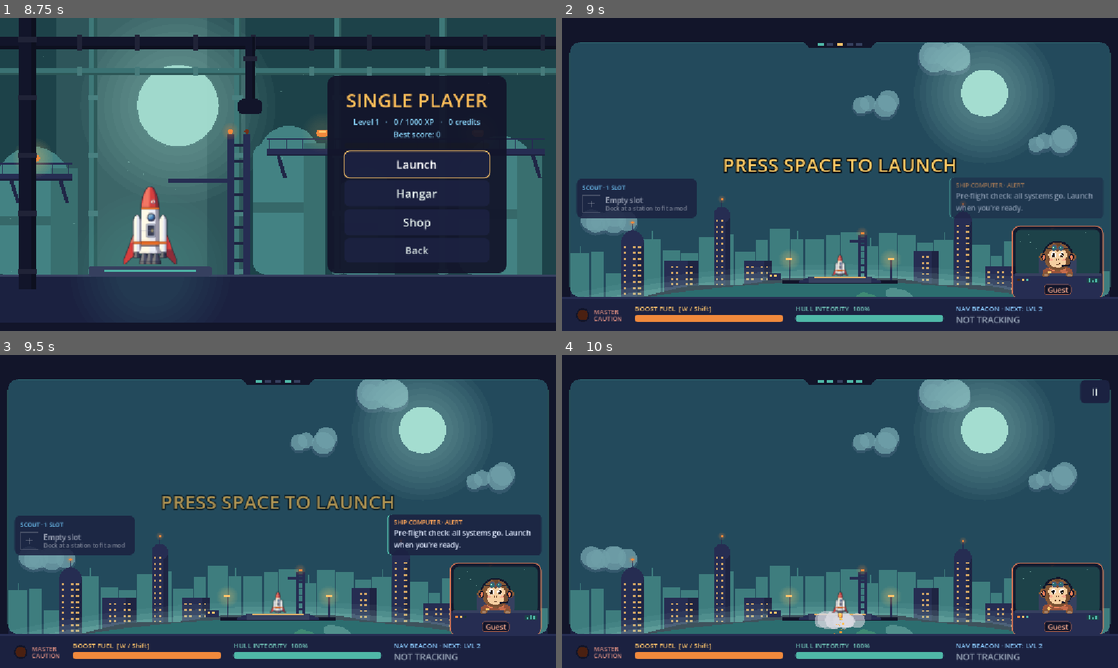
Above: before the commit, frames 1-4 (two rows, left to right).
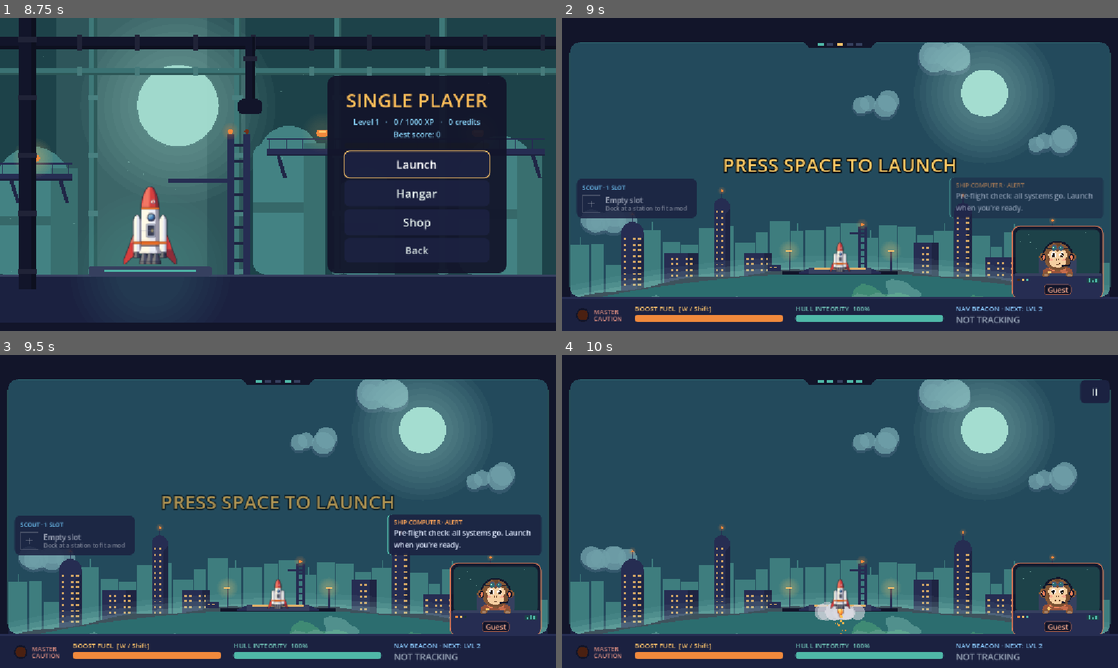
Above: after the commit, the same moments.

Repository: lukebelden/rocket-race
Game: Godot game, scene res://game.tscn
The game is run twice, just before and just after one commit, with the same random seed, the same clock (stepped at 60 frames per second) and the same inputs.
Inputs (mouse positions are in pixels of both pictures, inside the frame that each line leads up to):
- Up to frame 1 (8.75 s): click (316, 133) at 0.52 s; type "12" at 0.6 s; click (316, 155) at 0.75 s; type "12" at 0.83 s; click (316, 180) at 0.98 s; type "12" at 1.07 s; click "Play as Guest" at 1.25 s; click (177, 133) at 2.02 s; click (244, 133) at 2.77 s; click (311, 133) at 3.52 s; click (378, 133) at 4.27 s; click (211, 230) at 5.02 s; click (278, 230) at 5.77 s; click (344, 230) at 6.52 s; click "Let's Fly as Monkey!" at 7.25 s; click "Single Player" at 8 s
- Up to frame 2 (9 s): click "Launch" at 8.75 s
- Up to frame 3 (9.5 s): no input
- Up to frame 4 (10 s): tap Space (missile) at 9.5, 9.8 s; move the mouse to (962, 495) at 9.52 s; hold Right (ui_right) from 9.53 s (still down); hold W (boost) from 9.53 s (still down); click (962, 495) at 9.67 s

Frame 1 is identical in both runs. In frame 2, 7.2% of the frame differs, in the area x 1-99%, y 54-90%; in frame 3, 7.2%; in frame 4, 7.4%.

Commit message:
Bigger rocket in flight; radar mast with light + side antenna; detailed missiles on pylon wings
Co-Authored-By: Claude Opus 5.5 <noreply@anthropic.com>

Diff:
--- a/game.gd
+++ b/game.gd
@@ -4,6 +4,8 @@
 const Obstacle := preload("res://obstacle.gd")
 const Station := preload("res://station.gd")
 const Rocket := preload("res://rocket.gd")
+## How big the player's rocket is drawn in flight (on top of the ship type's own size).
+const ROCKET_SCALE := 1.35
 const PlanetNode := preload("res://planet.gd")
 const StarLayer := preload("res://star_layer.gd")
 const ModInfo := preload("res://mods.gd")
@@ -438,7 +440,7 @@
 	cockpit.dash_height = console_height
 	dashboard.columns = 2 if portrait else 4
 	dashboard.offset_top = -console_height + 14.0
-	rocket.bottom_gap = console_height + 65.0
+	rocket.bottom_gap = console_height + 65.0 + 50.0 * (ROCKET_SCALE - 1.0)  # room for the bigger flame
 	_position_boost_button()
 	_position_tip_panel(console_height)
 	_position_pilot_cards(console_height)
@@ -1466,7 +1468,7 @@
 	Sound.play("missile")
 	missile_cooldown = ModInfo.MISSILE_COOLDOWN
 	missiles.append({
-		"pos": rocket.position + Vector2(0, -30),
+		"pos": rocket.position + Vector2(0, -30) * rocket.scale.y,
 		"vel": Vector2(rocket.velocity_x * 0.3, -520),
 		"target": target,
 		"age": 0.0,
@@ -2540,7 +2542,7 @@
 	var slots := int(ship_info.get("slots", 2))
 	ship_agility = float(ship_info.get("agility", 1.0))
 	ship_damage = float(ship_info.get("damage", 1.0))
-	rocket.scale = Vector2.ONE * float(ship_info.get("size", 1.0))
+	rocket.scale = Vector2.ONE * float(ship_info.get("size", 1.0)) * ROCKET_SCALE
 	rocket.ship = str(Profile.loadout(track)["ship"])
 	var d := Profile.design(track)
 	rocket.paint_main = Color.html(str(d.get("main", "#db3333")))
@@ -2946,7 +2948,7 @@
 
 	# Detached booster pods tumbling away.
 	for pod in pods:
-		draw_set_transform(pod["pos"], pod["rot"])
+		draw_set_transform(pod["pos"], pod["rot"], rocket.scale)
 		Rocket.draw_pod(self, Vector2.ZERO)
 	draw_set_transform(Vector2.ZERO)
 
@@ -2957,11 +2959,8 @@
 			draw_polyline(trail, Color(1, 0.7, 0.35, 0.45), 3.0)
 		var vel: Vector2 = m["vel"]
 		draw_set_transform(m["pos"], vel.angle() + PI / 2.0)
-		draw_colored_polygon(PackedVector2Array([Vector2(-3, 10), Vector2(3, 10), Vector2(0, 19 + randf() * 6)]), Color(1, 0.7, 0.25))
-		draw_rect(Rect2(-3, -8, 6, 18), Color(0.92, 0.93, 0.96))
-		draw_colored_polygon(PackedVector2Array([Vector2(-3, -8), Vector2(3, -8), Vector2(0, -15)]), Color(1, 0.35, 0.3))
-		draw_colored_polygon(PackedVector2Array([Vector2(-3, 4), Vector2(-7, 11), Vector2(-3, 10)]), Color(0.8, 0.25, 0.22))
-		draw_colored_polygon(PackedVector2Array([Vector2(3, 4), Vector2(7, 11), Vector2(3, 10)]), Color(0.8, 0.25, 0.22))
+		draw_colored_polygon(PackedVector2Array([Vector2(-2.5, 12.5), Vector2(2.5, 12.5), Vector2(0, 22 + randf() * 6)]), Color(1, 0.7, 0.25))
+		Rocket.draw_missile(self, Vector2.ZERO, 1.3)
 	draw_set_transform(Vector2.ZERO)
 
 
--- a/rocket.gd
+++ b/rocket.gd
@@ -251,28 +251,34 @@
 		var tc: Color = ModInfo.MODS["thruster"]["color"]
 		draw_line(Vector2(-NOZ_HALF * SPRITE_SCALE - 1, NOZZLE_Y), Vector2(NOZ_HALF * SPRITE_SCALE + 1, NOZZLE_Y), tc, 2.5)
 
-	# Missile Pod: launch rails just outside the fin tips with the loaded missiles on them
-	# (left rail empties first; both empty when you're out of missiles).
+	# Missile Pod: a pylon wing on each fin tip with a missile hung on its outer side
+	# (left one fires first; both pylons stay, empty, when you're out of missiles).
 	if mods.has("missile"):
-		var mc: Color = ModInfo.MODS["missile"]["color"]
-		var fin: float = float(g["fin"] if has_booster else g["fin_bare"]) * SPRITE_SCALE + 3.5
+		var fin: float = float(g["fin"] if has_booster else g["fin_bare"]) * SPRITE_SCALE + 1.5
 		for i in 2:
 			var s := -1.0 if i == 0 else 1.0
-			var x := fin * s
-			draw_rect(Rect2(x - 1.5, 4, 3, 22), Palette.INDIGO)
+			_draw_pylon(fin * s, s)
 			if missile_count > 1 - i:
-				draw_rect(Rect2(x - 2.2, 2, 4.4, 15), Color(0.93, 0.94, 0.97))
-				draw_colored_polygon(PackedVector2Array([Vector2(x - 2.2, 2), Vector2(x + 2.2, 2), Vector2(x, -4)]), mc)
-				draw_colored_polygon(PackedVector2Array([Vector2(x - 2.2, 13), Vector2(x - 4.5, 18), Vector2(x - 2.2, 17)]), mc.darkened(0.3))
-				draw_colored_polygon(PackedVector2Array([Vector2(x + 2.2, 13), Vector2(x + 4.5, 18), Vector2(x + 2.2, 17)]), mc.darkened(0.3))
-
-	# Radar: antenna mast and dish on the nose, with a blinking beacon.
+				draw_missile(self, Vector2(fin * s + s * 4.6, 13.0), 0.95)
+
+	# Radar: a thin mast on the nose tip with a blinking light, plus a little side antenna
+	# (round mount, rod, light tip) sticking out of the nose cone.
 	if mods.has("radar"):
 		var rc: Color = ModInfo.MODS["radar"]["color"]
 		var nose := _px(0, NOSE_ROW).y
-		draw_line(Vector2(0, nose), Vector2(0, nose - 11), Color(0.6, 0.63, 0.7), 1.5)
-		draw_arc(Vector2(0, nose - 7), 7.0, PI * 1.15, PI * 1.85, 10, rc, 2.0, true)
-		draw_circle(Vector2(0, nose - 12), 1.8, rc if fmod(_time, 1.0) < 0.5 else rc.darkened(0.6))
+		var on := fmod(_time, 1.0) < 0.5
+		draw_line(Vector2(0, nose + 1), Vector2(0, nose - 12), Color("6b7682"), 1.4)
+		draw_line(Vector2(-0.35, nose + 1), Vector2(-0.35, nose - 12), Color("a9b5c1"), 0.6)
+		if on:
+			draw_circle(Vector2(0, nose - 13.5), 4.0, Color(rc, 0.25))
+		draw_rect(Rect2(-1.6, nose - 15.5, 3.2, 3.6), rc if on else rc.darkened(0.55))
+		draw_rect(Rect2(-1.6, nose - 15.5, 1.4, 3.6), Color(1, 1, 1, 0.35 if on else 0.15))
+		var base := _px(-15, NOSE_ROW + 30)
+		var tip := base + Vector2(-5.5, -9.0)
+		draw_line(base, tip, Color("6b7682"), 1.3)
+		draw_line(tip.lerp(base, 0.28), tip, Color("b4c0cc"), 2.2)
+		draw_circle(base, 2.3, Color("b4c0cc"))
+		draw_circle(base, 1.1, Color("5b6470"))
 
 	# Reinforced Hull: bolted steel armour plates down both sides of the core.
 	if mods.has("hull"):
@@ -377,6 +383,62 @@
 	return _shader
 
 
+## Missile pylon on a fin tip (s = -1 left, +1 right): grey wing plate angled down from the
+## fin, an upright post with a red stripe and red tip, and a mounting bolt.
+func _draw_pylon(x: float, s: float) -> void:
+	var light := Color("a9b5c1")
+	var mid := Color("8794a2")
+	var dark := Color("5f6a77")
+	var red := Color("c8283a")
+	var plate := PackedVector2Array([Vector2(x - s * 3.5, 15), Vector2(x + s * 1.5, 11), Vector2(x + s * 1.5, 25), Vector2(x - s * 3.5, 23)])
+	draw_colored_polygon(plate, mid)
+	draw_colored_polygon(PackedVector2Array([plate[3], plate[2], Vector2(x + s * 1.5, 26.2), Vector2(x - s * 3.5, 24.2)]), dark)
+	draw_line(plate[0], plate[1], light, 1.0)
+	draw_circle(Vector2(x - s * 1.4, 18.5), 1.0, Color("4d5663"))
+	var px := x + s * 1.5
+	draw_rect(Rect2(px - 1.4, 4, 2.8, 22), light)
+	draw_rect(Rect2(px + 0.2, 4, 1.2, 22), dark)
+	draw_rect(Rect2(px - 1.4, 9, 2.8, 8), red)
+	draw_rect(Rect2(px - 1.4, 9, 1.0, 8), red.lightened(0.25))
+	draw_rect(Rect2(px - 1.4, 3, 2.8, 2.2), red.lightened(0.15))
+
+
+## One missile pointing up (-y), centred on `at`: shaded grey body with a rounded nose, two
+## red bands, a centre fin and two dark swept fins. Used on the pylons and in flight.
+static func draw_missile(canvas: CanvasItem, at: Vector2, k: float = 1.0) -> void:
+	var light := Color("b9c6d2")
+	var dark := Color("7d8a98")
+	var fin := Color("5b6470")
+	var red := Color("c8283a")
+	var p := func(x: float, y: float) -> Vector2: return at + Vector2(x, y) * k
+	# swept fins (behind the body)
+	for s in [-1.0, 1.0]:
+		canvas.draw_colored_polygon(PackedVector2Array([p.call(s * 2.6, 3.0), p.call(s * 6.5, 8.5), p.call(s * 6.5, 10.5), p.call(s * 2.6, 9.0)]), fin)
+	# body: lit left half, shaded right half, rounded nose
+	var nose := PackedVector2Array()
+	for i in 9:
+		var a := PI + PI * i / 8.0
+		nose.append(p.call(cos(a) * 3.0, -7.0 + sin(a) * 5.5))
+	var body := PackedVector2Array(nose)
+	body.append(p.call(3.0, 9.5))
+	body.append(p.call(-3.0, 9.5))
+	canvas.draw_colored_polygon(body, dark)
+	var lit := PackedVector2Array()
+	for i in 5:
+		lit.append(nose[i])
+	lit.append(p.call(0.4, 9.5))
+	lit.append(p.call(-3.0, 9.5))
+	canvas.draw_colored_polygon(lit, light)
+	canvas.draw_line(p.call(-2.0, -8.5), p.call(-2.0, 7.5), Color(1, 1, 1, 0.35), 0.8 * k)
+	# red bands
+	for band in [[-3.6, 2.6], [0.4, 1.4]]:
+		canvas.draw_rect(Rect2(p.call(-3.0, band[0]), Vector2(6.0, band[1]) * k), red)
+		canvas.draw_rect(Rect2(p.call(-3.0, band[0]), Vector2(2.4, band[1]) * k), red.lightened(0.2))
+	# centre fin + exhaust nub
+	canvas.draw_rect(Rect2(p.call(-0.6, 4.0), Vector2(1.2, 6.5) * k), fin)
+	canvas.draw_rect(Rect2(p.call(-1.8, 9.5), Vector2(3.6, 1.2) * k), Color("3a4256"))
+
+
 ## One detached booster pod (game.gd draws them tumbling away). Centred on `at`.
 static func draw_pod(canvas: CanvasItem, at: Vector2) -> void:
 	var size := Vector2(POD_TEX.get_size()) * SPRITE_SCALE
